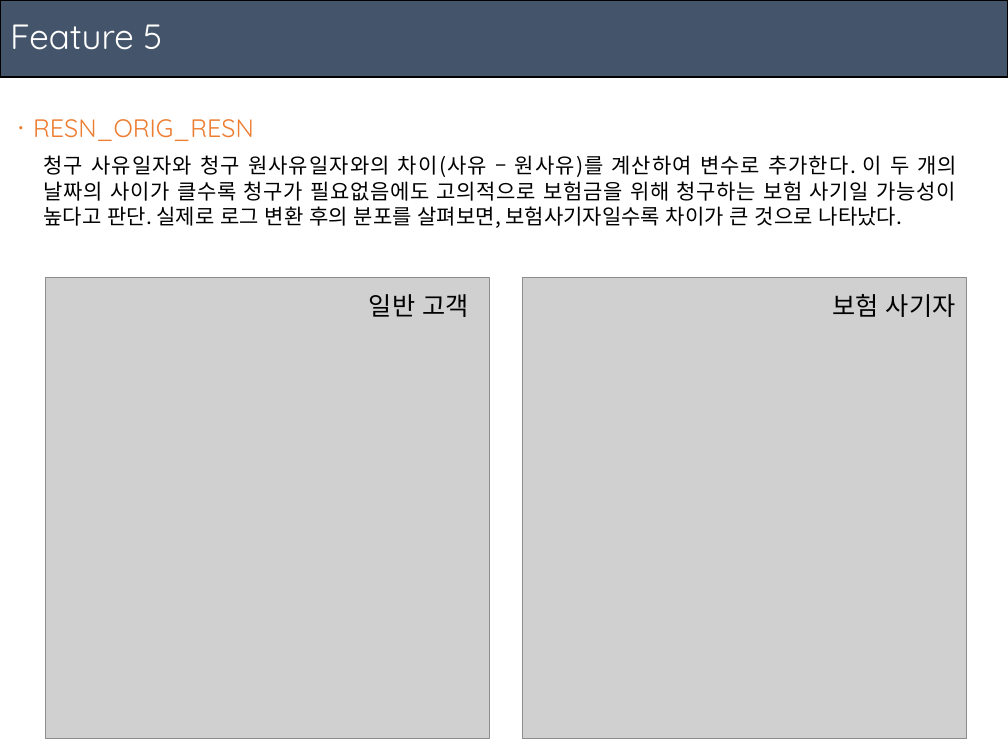
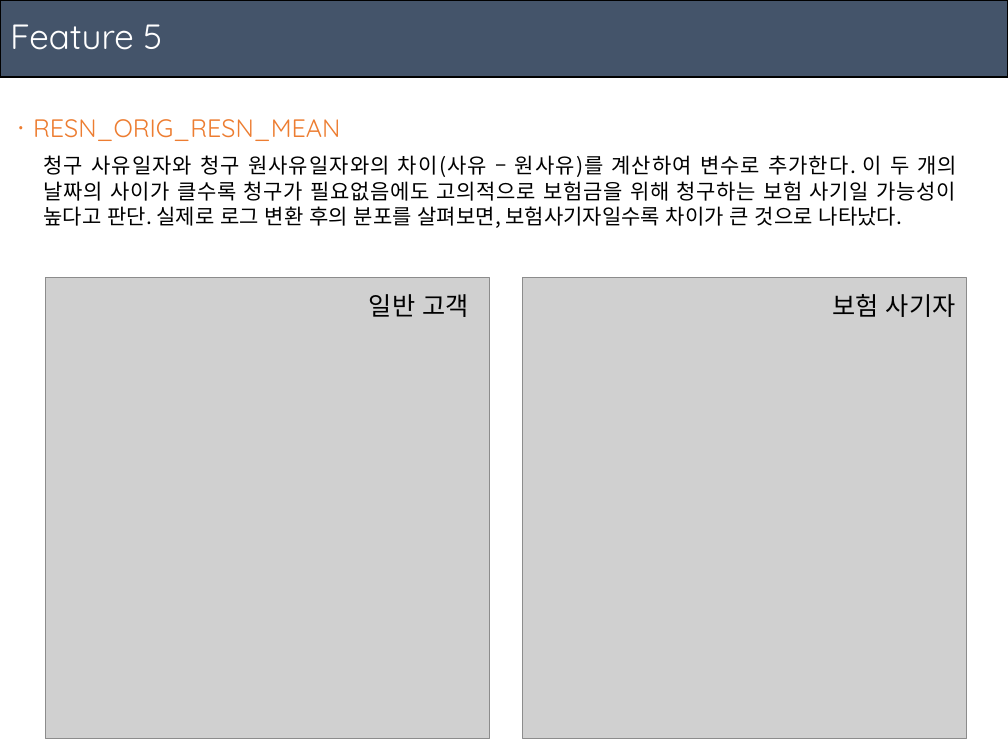
Before and after one commit to ajskdlf64/Bachelor-of-Statistics, a slide deck: slide 11 of 2019 - 02/[응용통계학과] 데이터마이닝/Insuracne Model/Model.pptx. Drawn at 1008x756 pixels with LibreOffice and Linux fonts; fonts in the diff are those of the drawing; grey boxes stand for pictures. Boxes give left, top, right and bottom in pixels: in the first picture for what was removed or moved away, otherwise in the second. Text is boxed around its words. In the diff, an @@ line names an element or a change of style, - is before the commit and + after.

```diff
--- a/2019 - 02/[응용통계학과] 데이터마이닝/Insuracne Model/Model.pptx
+++ b/2019 - 02/[응용통계학과] 데이터마이닝/Insuracne Model/Model.pptx
@@ text at (x1=10, y1=119, x2=341, y2=141): text changed @@
-ㆍRESN_ORIG_RESN
+ㆍRESN_ORIG_RESN_MEAN
```
Also in this commit, not shown: 10 other slides changed, 6 slides added, 4 slides removed, 7 other files.
